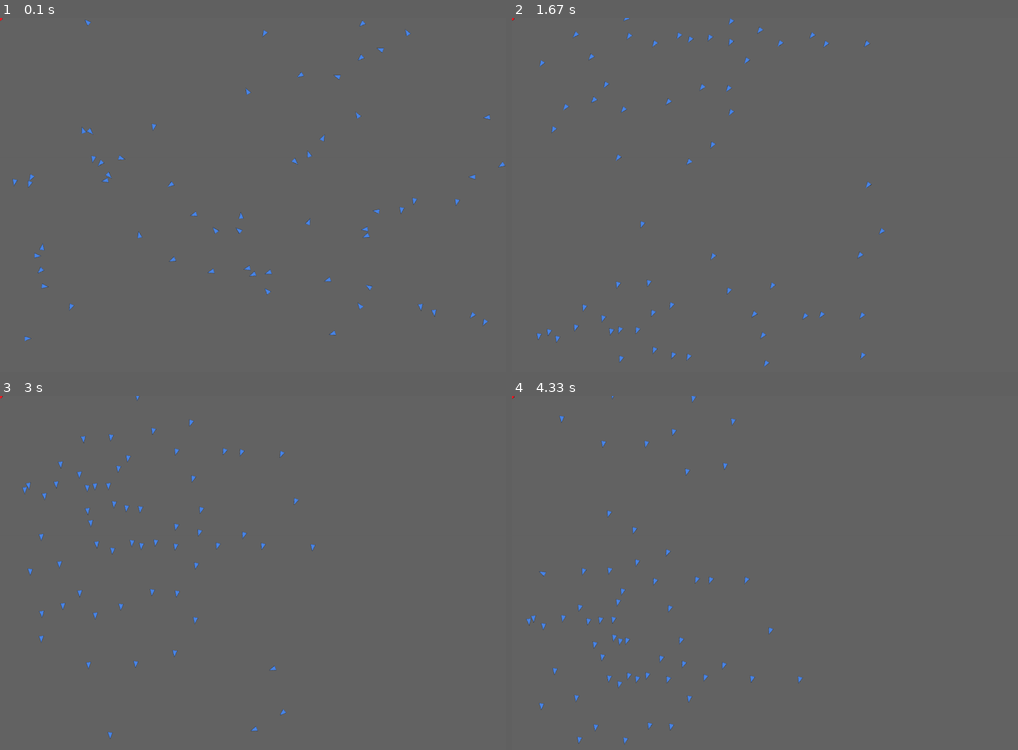
Above: before the commit, frames 1-4 (two rows, left to right).
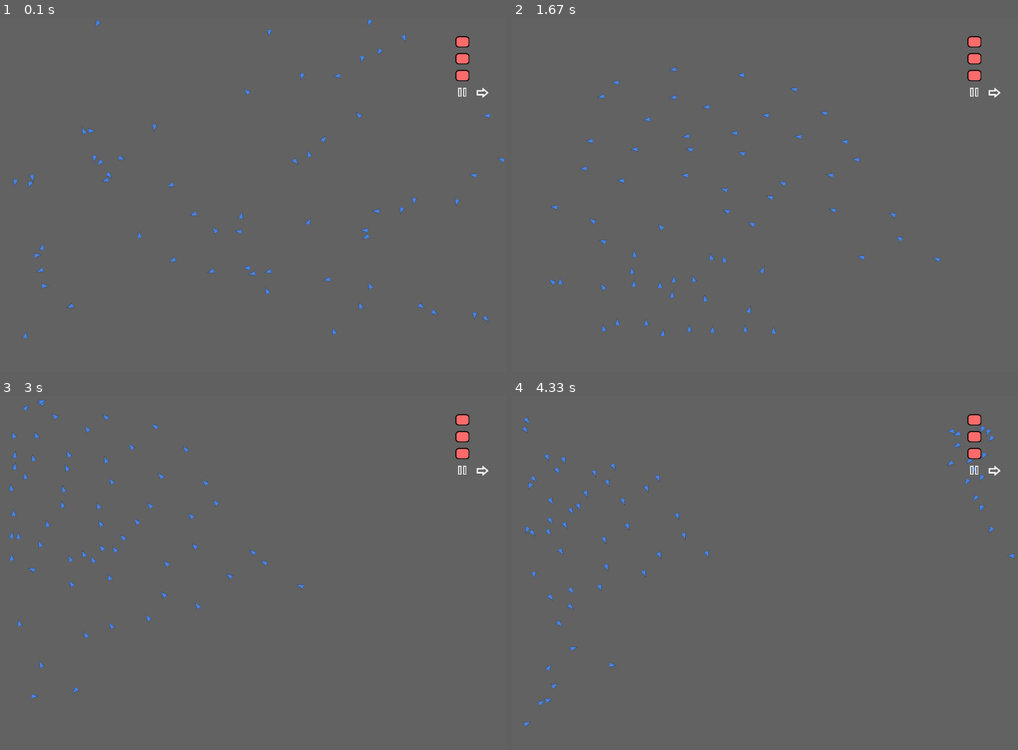
Above: after the commit, the same moments.

Repository: agmui/random_stuff
Game: pygame game, started from birbs/better_birbs/window.py
Two runs of this game, one before a commit and one after it. Both use one fixed random seed, a clock stepped at 60 frames per second and the inputs below.
Inputs (mouse positions are in pixels of both pictures, inside the frame that each line leads up to):
- Up to frame 1 (0.1 s): no input
- Up to frame 2 (1.67 s): tap Space at 0.33 s; click (765, 219) at 0.72 s
- Up to frame 3 (3 s): no input
- Up to frame 4 (4.33 s): no input

The runs differ from the first frame. In frame 1, 0.9% of the frame differs, in the area x 0-100%, y 0-92%; in frame 2, 1.6%, in the area x 0-97%, y 0-99%; in frame 3, 1.6%; in frame 4, 1.6%.

Commit message:
added working gui button

Diff:
--- a/Del.py
+++ b/Del.py
@@ -1,3 +1,4 @@
 import math
 
-print(math.copysign(1, 0))
+#self =
+print('hello world'*500)
--- a/birbs/better_birbs/birb.py
+++ b/birbs/better_birbs/birb.py
@@ -7,6 +7,7 @@
 WINDOW_WIDTH = 1500  # 800
 WINDOW_HEIGHT = 1050  # 690
 circlePos = 0, 0
+filters = [True, True, True]
 
 """
      90
@@ -27,10 +28,10 @@
 
     def path_finding(self):
         self.sight()
-        if len(self.nearByBirbsList) != 0:  # ts
-            self.separation()
-            self.alignment()
-            self.cohesion()
+        if len(self.nearByBirbsList) != 0:
+            self.separation() if filters[0] else 0
+            self.alignment() if filters[1] else 0
+            self.cohesion() if filters[2] else 0
         self.avoid_Walls()
         self.move()
 
@@ -68,7 +69,7 @@
         total = 0
         for i in self.nearByBirbsList:
             distance, angle = i[0], i[1]
-            total += 0.085 * math.exp(-0.005 * distance) * -self.L_or_R(angle)
+            total += 0.1 * math.exp(-0.005 * distance) * -self.L_or_R(angle)
         self.rotate(total)
 
     def alignment(self):
@@ -81,9 +82,9 @@
         x = sum(i[0] for i in (i[3] for i in self.nearByBirbsList)) / len(self.nearByBirbsList)
         y = sum(i[1] for i in (i[3] for i in self.nearByBirbsList)) / len(self.nearByBirbsList)
         angle = math.atan2(self.pos[1] - y, x - self.pos[0])
-        self.rotate(math.radians(4 * self.L_or_R(angle)))
-        if self.id == 0:
-            circlePos = x, y
+        self.rotate(math.radians(6 * self.L_or_R(angle)))
+        #if self.id == 0: # fix
+        #    circlePos = x, y
 
     def avoid_Walls(self):
         if self.getPos()[0] > WINDOW_WIDTH - 400:  # right border
@@ -95,18 +96,18 @@
             total = math.exp(-0.025 * distance) * math.copysign(1, -self.angle)
             self.rotate(total)
         if self.getPos()[1] > WINDOW_HEIGHT - 400:  # bottom border
-            distance = (WINDOW_WIDTH - self.getPos()[0])
-            total = math.exp(-0.025 * distance) * -1  # fix
+            distance = (WINDOW_HEIGHT - self.getPos()[1])
+            total = math.exp(-0.015 * distance) * math.copysign(1, -self.L_or_R(-math.pi / 2))
             self.rotate(total)
-        elif self.getPos()[0] > WINDOW_WIDTH - 400:  # top border
-            distance = (WINDOW_WIDTH - self.getPos()[0])
-            total = math.exp(-0.025 * distance) * math.copysign(1, self.angle)
+        elif self.getPos()[1] < 400:  # top border
+            distance = (self.getPos()[1])
+            total = math.exp(-0.015 * distance) * math.copysign(1, -self.L_or_R(math.pi / 2))
             self.rotate(total)
 
     def move(self):
         self.pos[0] += speed * math.cos(self.angle)
         self.pos[1] -= speed * math.sin(self.angle)
-        if self.getPos()[0] > WINDOW_WIDTH:
+        if self.getPos()[0] > WINDOW_WIDTH:  # maybe not necessary
             self.pos[0] = 0
         elif self.getPos()[0] < 0:
             self.pos[0] = WINDOW_WIDTH
@@ -135,12 +136,12 @@
     num_of_birbs = 60
     for i in range(num_of_birbs):
         birb_list.append(
-            birb([random.randint(0, WINDOW_WIDTH), random.randint(0, WINDOW_HEIGHT)], random.randint(-180, 180), 1))
+            birb([random.randint(0, WINDOW_WIDTH), random.randint(0, WINDOW_HEIGHT)], random.randint(-180, 180), 0))
 
 
 def ts():
     global num_of_birbs
-    b1 = birb([500, 460], math.radians(180), 0)
+    b1 = birb([500, 460], math.radians(-90), 0)
     # b2 = birb([125, 400], 0, 1)
     # b3 = birb([275, 400], math.radians(0), 2)
     birb_list.append(b1)
--- a/birbs/better_birbs/window.py
+++ b/birbs/better_birbs/window.py
@@ -13,6 +13,11 @@
 birb_touch = os.path.join("assets", "birb_touch.png")
 sight = os.path.join("assets", "sight.png")
 circle = os.path.join("assets", "circle.png")
+pressed_button = os.path.join("assets", "pressed_button.png")
+unpressed_button = os.path.join("assets", "unpressed_button.png")
+pause = os.path.join("assets", "pause.png")
+play = os.path.join("assets", "play.png")
+step = os.path.join("assets", "step.png")
 
 
 class Sprite(pygame.sprite.Sprite):
@@ -48,7 +53,49 @@
             for j in sight_group:
                 j.moveBy(birb.birb_list)
         i.rotate(birb.birb_list)
-    circle.rect.center = birb.circlePos  # ts------------
+    # circle.rect.center = birb.circlePos  # ts------------
+
+
+class Gui(pygame.sprite.Sprite):
+    def __init__(self, image, altImg, scale, position):
+        pygame.sprite.Sprite.__init__(self)
+        self.image = pygame.transform.scale(pygame.image.load(image), scale)
+        self.altImg = pygame.transform.scale(pygame.image.load(altImg), scale) if altImg != False else 0
+        self.mask = pygame.mask.from_surface(self.image)
+        self.rect = self.image.get_rect(center=position)
+
+    def touching_Mouse(self, pos):
+        return self.rect.collidepoint(pos)
+
+    def change(self):
+        if self.altImg == 0:
+            return
+        self.image, self.altImg = self.altImg, self.image
+
+
+def init_gui():  # make pull down tab for gui
+    global buttons
+    separation_button = Gui(pressed_button, unpressed_button, (112 // 2 - 15, 97 // 2 - 15), (WINDOW_WIDTH - 130, 70))
+    alignment_button = Gui(pressed_button, unpressed_button, (112 // 2 - 15, 97 // 2 - 15), (WINDOW_WIDTH - 130, 120))
+    cohesion_button = Gui(pressed_button, unpressed_button, (112 // 2 - 15, 97 // 2 - 15), (WINDOW_WIDTH - 130, 170))
+    pause_button = Gui(pause, play, (68 // 2 - 10, 73 // 2 - 10), (WINDOW_WIDTH - 130, 220))
+    step_button = Gui(step, False, (70 // 2, 58 // 2), (WINDOW_WIDTH - 70, 221))
+    buttons = [separation_button, alignment_button, cohesion_button, pause_button, step_button]
+    for i in buttons:
+        gui_group.add(i)
+
+
+def gui():
+    global play, step
+    for count, i in enumerate(buttons):
+        if i.touching_Mouse(pygame.mouse.get_pos()):
+            i.change()
+            if count < 3:
+                birb.filters[count] = not birb.filters[count]
+            elif count == 3:
+                play = not play
+            else:
+                step = True
 
 
 birb.init()
@@ -62,16 +109,18 @@
 
 sprite_group = pygame.sprite.Group()  # All sprites for updating and drawing
 sight_group = pygame.sprite.Group()
+gui_group = pygame.sprite.Group()
+init_gui()
 for i in range(num_of_birbs):
     b = Sprite(birb_pic, i)
     sprite_group.add(b)
     if viswals:
         s = Sprite(sight, i)
         sight_group.add(s)
-# -------
-circle = Sprite(circle)
-sprite_group.add(circle)
-circle.ogImg = pygame.transform.scale(circle.ogImg, (14, 14))
+# -------ts
+# circle = Sprite(circle)
+# sprite_group.add(circle)
+# circle.ogImg = pygame.transform.scale(circle.ogImg, (14, 14))
 # -------
 
 clock = pygame.time.Clock()
@@ -83,32 +132,32 @@
     for event in pygame.event.get():
         if event.type == pygame.QUIT:
             done = True
+        if event.type == pygame.MOUSEBUTTONDOWN:
+            gui()
         if event.type == pygame.KEYDOWN:
-            if event.key == pygame.K_LEFT:
-                temp = -1
-            elif event.key == pygame.K_RIGHT:
-                temp = 1
-            elif event.key == pygame.K_SPACE:
+            if event.key == pygame.K_SPACE:
                 step = True
             elif event.key == pygame.K_p:
                 play = not play
+
+    Mouse_x, Mouse_y = pygame.mouse.get_pos()# remove all ts stuff like the mouse
     if step or play:
-        Mouse_x, Mouse_y = pygame.mouse.get_pos()
-
         birb.main(Mouse_x, Mouse_y)
         moveAllBirbs()
 
-        # Repaint the screen
-        sprite_group.update()  # re-position the game sprites
-        if viswals:
-            sight_group.update()
-        window.fill((100, 100, 100))
+    # Repaint the screen
+    sprite_group.update()  # re-position the game sprites
+    gui_group.update()
+    if viswals:
+        sight_group.update()
+    window.fill((100, 100, 100))
 
-        sprite_group.draw(window)  # draw the game sprites
+    sprite_group.draw(window)  # draw the game sprites
+    gui_group.draw(window)
 
-        if viswals:  # somehow order sight to back--------------------------------------------
-            sight_group.draw(window)
-        step = False
+    if viswals:  # somehow order sight to back to not cover the birbs--------------------------------------------
+        sight_group.draw(window)
+    step = False
 
     pygame.display.flip()
     clock.tick_busy_loop(60)
Binary file added: birbs/better_birbs/assets/pause.png
Binary file added: birbs/better_birbs/assets/play.png
Binary file added: birbs/better_birbs/assets/pressed_button.png
Binary file added: birbs/better_birbs/assets/step.png
Binary file added: birbs/better_birbs/assets/unpressed_button.png
